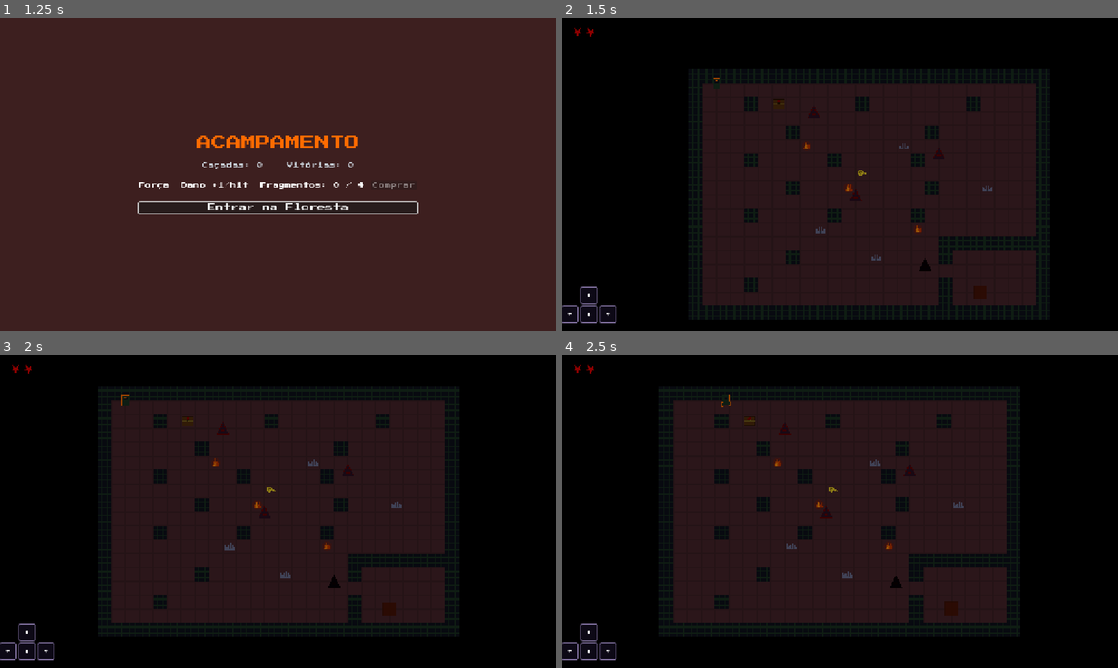
Above: before the commit, frames 1-4 (two rows, left to right).
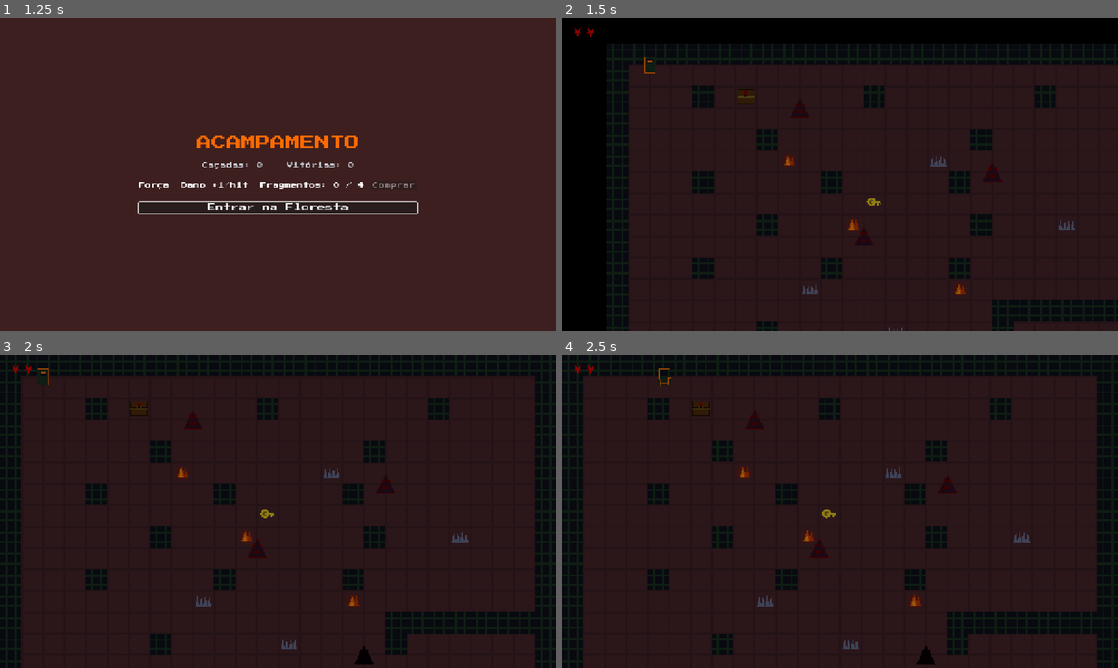
Above: after the commit, the same moments.

Repository: baltazarparra/darkgrid
Game: Godot game, scene res://scenes/ui/main_menu.tscn
The game is run twice, just before and just after one commit, with the same random seed, the same clock (stepped at 60 frames per second) and the same inputs.
Inputs (mouse positions are in pixels of both pictures, inside the frame that each line leads up to):
- Up to frame 1 (1.25 s): click "Iniciar" at 0.5 s
- Up to frame 2 (1.5 s): click "Entrar na Floresta" at 1.25 s
- Up to frame 3 (2 s): no input
- Up to frame 4 (2.5 s): tap Enter (ui_accept) at 2, 2.27 s; move the mouse to (962, 495) at 2.02 s; hold Right (ui_right) from 2.03 s (still down); hold Shift from 2.03 s (still down); click (962, 495) at 2.17 s

Frame 1 is identical in both runs. In frame 2, 39% of the frame differs, in the area x 0-100%, y 8-100%; in frame 3, 51%, in the area x 0-100%, y 0-100%; in frame 4, 50%.

Commit message:
feat(mobile): D-pad touch à direita + câmera cobrindo o mapa
- controls_hud: setas viram D-pad de toque (só em telas touch), ancorado
  ao canto inferior direito, em cruz, tamanho ~15% do lado menor do viewport
  (>=44pt HIG, com piso/teto), reconstruído no resize. Cada toque dirige os
  dois consumidores de input: Input.action_press/release (movimento, polling)
  e InputEventAction via parse_input_event (timing, evento em _input).
- caipora: zoom de câmera "cobre" o viewport (área útil do mapa em 100%, sem
  barras pretas), recalculado no size_changed.
- project: stretch/aspect "expand" + emulate_mouse_from_touch explícito.
- tests: trava o contrato action injetada -> timing/movimento (determinístico).

Co-Authored-By: Claude Opus 4.8 <noreply@anthropic.com>

Diff:
--- a/project.godot
+++ b/project.godot
@@ -35,11 +35,15 @@
 window/size/viewport_width=1280
 window/size/viewport_height=720
 window/stretch/mode="canvas_items"
-window/stretch/aspect="keep"
+window/stretch/aspect="expand"
 
 [gui]
 
 theme/custom="res://assets/fonts/theme.tres"
+
+[input_devices]
+
+pointing/emulate_mouse_from_touch=true
 
 [rendering]
 
--- a/scripts/entities/caipora.gd
+++ b/scripts/entities/caipora.gd
@@ -28,6 +28,12 @@
 	_camera.limit_smoothed = true
 	_camera.position_smoothing_enabled = true
 	_camera.position_smoothing_speed = 10.0
+
+	# Zoom que "cobre" o viewport: a área útil do mapa ocupa 100% da tela, sem barras
+	# pretas. Com zoom = max(vp/mapa), a área visível (vp/zoom) fica <= mapa nos dois
+	# eixos, então os limit_* acima mantêm a câmera dentro das bordas.
+	_update_camera_zoom()
+	get_viewport().size_changed.connect(_update_camera_zoom)
 
 func _process(_delta: float) -> void:
 	if _is_moving:
@@ -63,6 +69,15 @@
 	tween.tween_property(self, "position", target, move_duration)
 	tween.tween_callback(_on_move_finished)
 
+func _update_camera_zoom() -> void:
+	var map := Vector2(
+		Constants.GRID_WIDTH * Constants.TILE_SIZE,
+		Constants.GRID_HEIGHT * Constants.TILE_SIZE,
+	)
+	var vp := get_viewport().get_visible_rect().size
+	var z: float = maxf(vp.x / map.x, vp.y / map.y)
+	_camera.zoom = Vector2(z, z)
+
 func _would_collide(target: Vector2) -> bool:
 	if tilemap == null:
 		return true
--- a/scripts/ui/controls_hud.gd
+++ b/scripts/ui/controls_hud.gd
@@ -1,53 +1,115 @@
 class_name ControlsHud
 extends CanvasLayer
 
+# D-pad de toque que espelha as setas do teclado, para jogar em iPhone/iPad.
+# As 4 setas controlam tudo: movimento na exploração e o timing no combate.
+# Cada toque dirige os DOIS consumidores de input do jogo:
+#   - Input.action_press/release  -> estado polado por caipora.gd (movimento)
+#   - Input.parse_input_event     -> evento recebido por timing_system._input (combate)
+# Aparece apenas em dispositivos com tela de toque; no desktop o teclado é o controle.
+
 # ─── Constants ─────────────────────────────────────
-const SW: float = 1280.0
-const SH: float = 720.0
-const KEY_SZ: float = 40.0
-const GAP: float = 4.0
-const MARGIN: float = 18.0
+# Tamanho como fração do lado menor do viewport (~15%, recomendação de ergonomia mobile),
+# com piso bem acima dos 44pt da Apple HIG e teto para não estourar no iPad.
+const KEY_FRACTION: float = 0.15
+const KEY_MIN: float = 64.0
+const KEY_MAX: float = 140.0
+
+# ─── State ─────────────────────────────────────────
+var _root: Control = null
 
 # ─── Lifecycle ─────────────────────────────────────
 func _ready() -> void:
 	layer = 20
 
-	var root := Control.new()
-	root.set_anchors_and_offsets_preset(Control.PRESET_FULL_RECT)
-	root.mouse_filter = Control.MOUSE_FILTER_IGNORE
-	add_child(root)
+	# Só faz sentido em telas de toque. No desktop, o teclado controla.
+	if not DisplayServer.is_touchscreen_available():
+		return
 
-	# Linha de baixo (↓ ← →) e linha de cima (↑)
-	var y2: float = SH - MARGIN - KEY_SZ      # topo da linha de baixo
-	var y1: float = y2 - KEY_SZ - GAP          # topo da linha de cima (↑)
-	var cx: float = MARGIN + KEY_SZ + GAP      # centro horizontal do D-pad
+	_root = Control.new()
+	_root.set_anchors_preset(Control.PRESET_FULL_RECT)
+	_root.mouse_filter = Control.MOUSE_FILTER_IGNORE
+	add_child(_root)
 
-	_key(root, "↑", cx - KEY_SZ * 0.5,          y1)
-	_key(root, "←", cx - KEY_SZ * 1.5 - GAP,    y2)
-	_key(root, "↓", cx - KEY_SZ * 0.5,          y2)
-	_key(root, "→", cx + KEY_SZ * 0.5 + GAP,    y2)
+	_rebuild()
+	get_viewport().size_changed.connect(_rebuild)
 
 
 # ─── Private helpers ───────────────────────────────
-func _key(parent: Control, label: String, x: float, y: float, w: float = KEY_SZ) -> void:
-	var panel := Panel.new()
-	panel.position = Vector2(x, y)
-	panel.size = Vector2(w, KEY_SZ)
-	panel.mouse_filter = Control.MOUSE_FILTER_IGNORE
+func _rebuild() -> void:
+	if _root == null:
+		return
+	for child in _root.get_children():
+		child.queue_free()
+
+	var vp := get_viewport().get_visible_rect().size
+	var key: float = clampf(minf(vp.x, vp.y) * KEY_FRACTION, KEY_MIN, KEY_MAX)
+	var gap: float = key * 0.12
+	var margin: float = key * 0.4
+
+	# Cluster em cruz: 3 colunas x 2 linhas, com dead zone no centro.
+	var cluster_w: float = key * 3.0 + gap * 2.0
+	var cluster_h: float = key * 2.0 + gap
+
+	# Ancorado ao canto inferior DIREITO (zona do polegar direito).
+	var origin := Vector2(vp.x - margin - cluster_w, vp.y - margin - cluster_h)
+
+	var cx: float = origin.x + key + gap          # coluna central
+	var y_top: float = origin.y                    # linha de cima (↑)
+	var y_bot: float = origin.y + key + gap        # linha de baixo (← ↓ →)
+
+	_key("↑", "ui_up",    cx,                       y_top, key)
+	_key("←", "ui_left",  origin.x,                 y_bot, key)
+	_key("↓", "ui_down",  cx,                       y_bot, key)
+	_key("→", "ui_right", origin.x + key * 2.0 + gap * 2.0, y_bot, key)
+
+
+func _key(label: String, action: String, x: float, y: float, key: float) -> void:
+	var btn := Button.new()
+	btn.position = Vector2(x, y)
+	btn.size = Vector2(key, key)
+	btn.text = label
+	btn.focus_mode = Control.FOCUS_NONE
+	btn.mouse_filter = Control.MOUSE_FILTER_STOP
 
 	var style := StyleBoxFlat.new()
 	style.bg_color = Color(0.06, 0.04, 0.10, 0.88)
 	style.border_color = Color(0.50, 0.44, 0.62, 1.0)
 	style.set_border_width_all(2)
-	style.set_corner_radius_all(4)
-	panel.add_theme_stylebox_override("panel", style)
-	parent.add_child(panel)
+	style.set_corner_radius_all(8)
 
-	var lbl := Label.new()
-	lbl.text = label
-	lbl.set_anchors_and_offsets_preset(Control.PRESET_FULL_RECT)
-	lbl.horizontal_alignment = HORIZONTAL_ALIGNMENT_CENTER
-	lbl.vertical_alignment = VERTICAL_ALIGNMENT_CENTER
-	lbl.add_theme_font_size_override("font_size", 8)
-	lbl.mouse_filter = Control.MOUSE_FILTER_IGNORE
-	panel.add_child(lbl)
+	var style_hover := style.duplicate() as StyleBoxFlat
+	style_hover.bg_color = Color(0.10, 0.07, 0.16, 0.92)
+
+	var style_pressed := style.duplicate() as StyleBoxFlat
+	style_pressed.bg_color = Color(0.22, 0.16, 0.32, 0.96)
+	style_pressed.border_color = Color(0.78, 0.70, 0.92, 1.0)
+
+	btn.add_theme_stylebox_override("normal", style)
+	btn.add_theme_stylebox_override("hover", style_hover)
+	btn.add_theme_stylebox_override("pressed", style_pressed)
+	btn.add_theme_stylebox_override("focus", style)
+	btn.add_theme_font_size_override("font_size", int(key * 0.45))
+	btn.add_theme_color_override("font_color", Color(0.86, 0.82, 0.94, 1.0))
+
+	btn.button_down.connect(_on_pressed.bind(action))
+	btn.button_up.connect(_on_released.bind(action))
+	_root.add_child(btn)
+
+
+func _on_pressed(action: String) -> void:
+	Input.action_press(action)
+	_feed_event(action, true)
+
+
+func _on_released(action: String) -> void:
+	Input.action_release(action)
+	_feed_event(action, false)
+
+
+func _feed_event(action: String, pressed: bool) -> void:
+	var ev := InputEventAction.new()
+	ev.action = action
+	ev.pressed = pressed
+	ev.strength = 1.0 if pressed else 0.0
+	Input.parse_input_event(ev)
--- /dev/null
+++ b/tests/unit/test_touch_controls.gd
@@ -0,0 +1,39 @@
+extends GutTest
+
+# Trava o contrato que o D-pad de toque (ControlsHud) usa para dirigir o jogo:
+#   - a action injetada via InputEventAction casa com o que TimingSystem._input espera
+#   - o estado polado por Caipora._get_cardinal_input reflete Input.action_press/release
+# Determinístico (chama _input / _get_cardinal_input direto), sem depender de input real.
+
+var _timing: TimingSystem
+var _caipora: Caipora
+
+func before_each():
+	_timing = TimingSystem.new()
+	add_child_autofree(_timing)
+
+	_caipora = preload("res://scenes/exploration/caipora.tscn").instantiate()
+	add_child_autofree(_caipora)
+
+func after_each():
+	# Garante que nenhuma action fique "presa" entre os testes.
+	Input.action_release("ui_right")
+
+func test_injected_action_triggers_timing():
+	var result: Array = [TimingSystem.TimingResult.MISS]
+	_timing.timing_result.connect(func(r): result[0] = r)
+	_timing.open_window(1.0, 0.35, 0.65, false, 0.0, 0.0, "ui_up")
+	_timing._window_progress = 0.5
+
+	var ev := InputEventAction.new()
+	ev.action = "ui_up"
+	ev.pressed = true
+	_timing._input(ev)
+
+	assert_eq(result[0], TimingSystem.TimingResult.PERFECT)
+
+func test_action_press_drives_movement_polling():
+	Input.action_press("ui_right")
+	assert_eq(_caipora._get_cardinal_input(), Vector2.RIGHT)
+	Input.action_release("ui_right")
+	assert_eq(_caipora._get_cardinal_input(), Vector2.ZERO)
